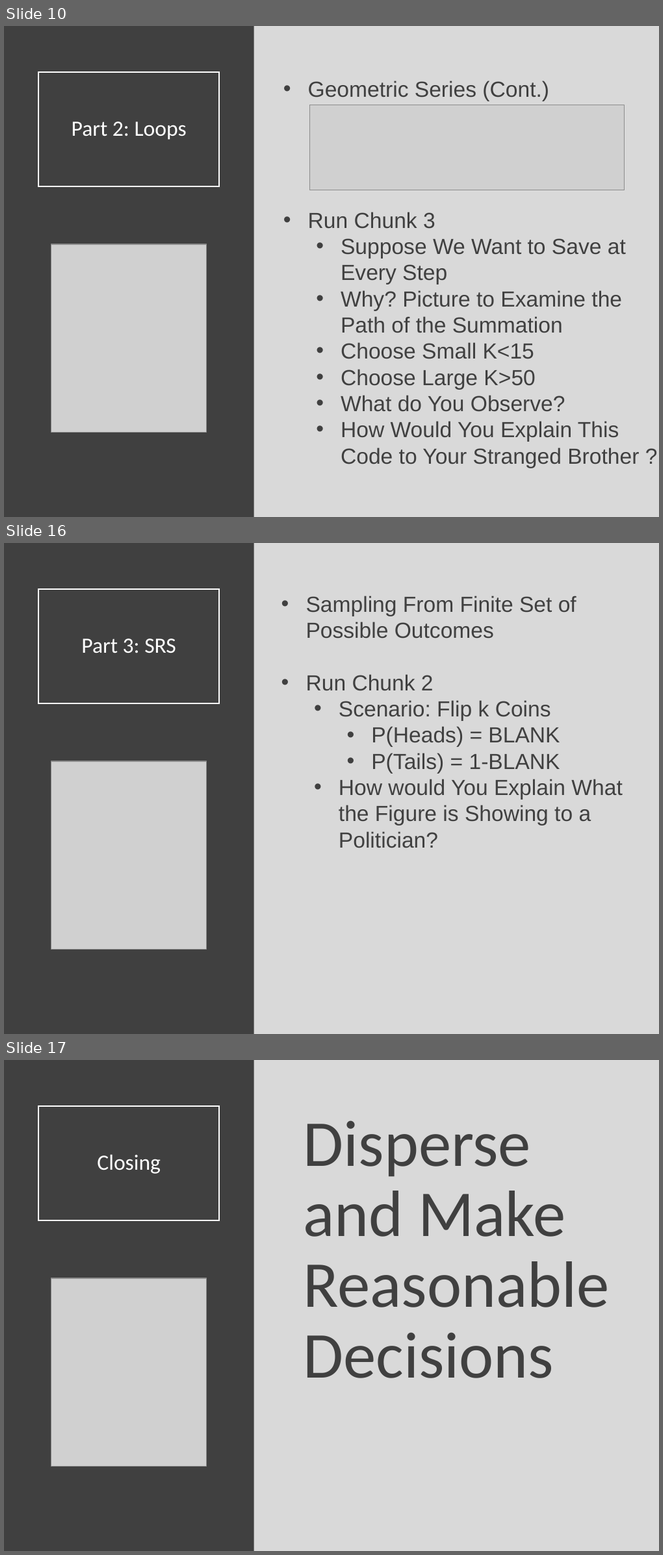
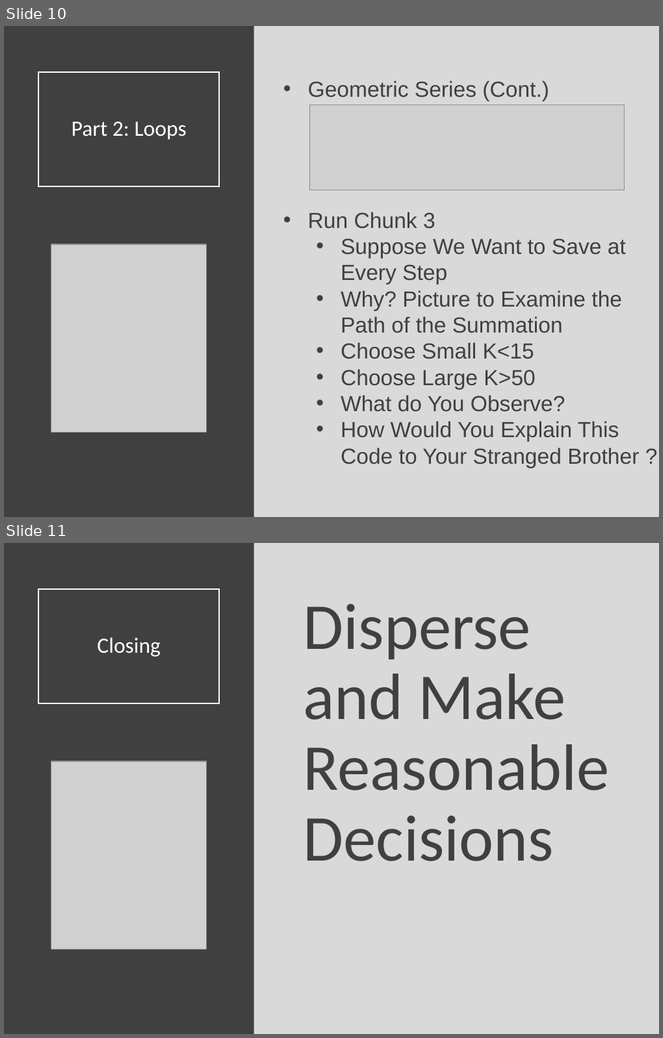
Before and after one commit to Yixf-Self/STOR320_WEBSITE, a slide deck: Lecture/Lecture 18/Lecture 18.pptx. Shown one above the other, each under a label of ours: slides 10, 16 and 17 before the commit, slides 10 and 11 after it; the slides between them are not shown. The pictures are 663x1555 and 663x1038 pixels, drawn with LibreOffice and Linux fonts; fonts in the diff are those of the drawing; grey boxes stand for pictures. Boxes give left, top, right and bottom in pixels: in the first picture for what was removed or moved away, otherwise in the second. Text is boxed around its words. In the diff, an @@ line names an element or a change of style, - is before the commit and + after.

```diff
--- a/Lecture/Lecture 18/Lecture 18.pptx
+++ b/Lecture/Lecture 18/Lecture 18.pptx
@@ slide 16 removed at [4,543,659,1034], background #D9D9D9 @@
@@ rectangle removed at [4,543,254,1034] @@
@@ title removed at [38,589,220,704] @@
-Part 3: SRS
@@ text removed at [306,596,622,849] @@
-• Sampling From Finite Set of Possible Outcomes
-• Run Chunk 2
-  • Scenario: Flip k Coins
-    • P(Heads) = BLANK
-    • P(Tails) = 1-BLANK
-  • How would You Explain What the Figure is Showing to a Politician?
@@ picture removed at [51,761,206,949] @@
@@ what was slide 17 is now slide 11 @@
```
Also in this commit, not shown: 5 other slides removed, 10 other files.
